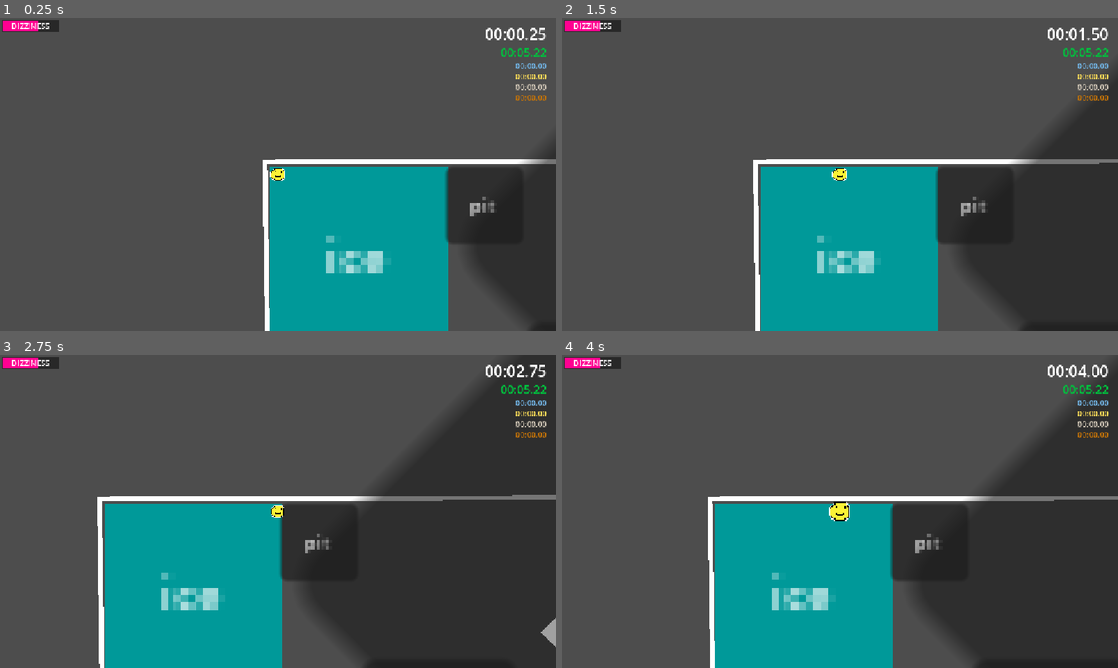
Above: before the commit, frames 1-4 (two rows, left to right).
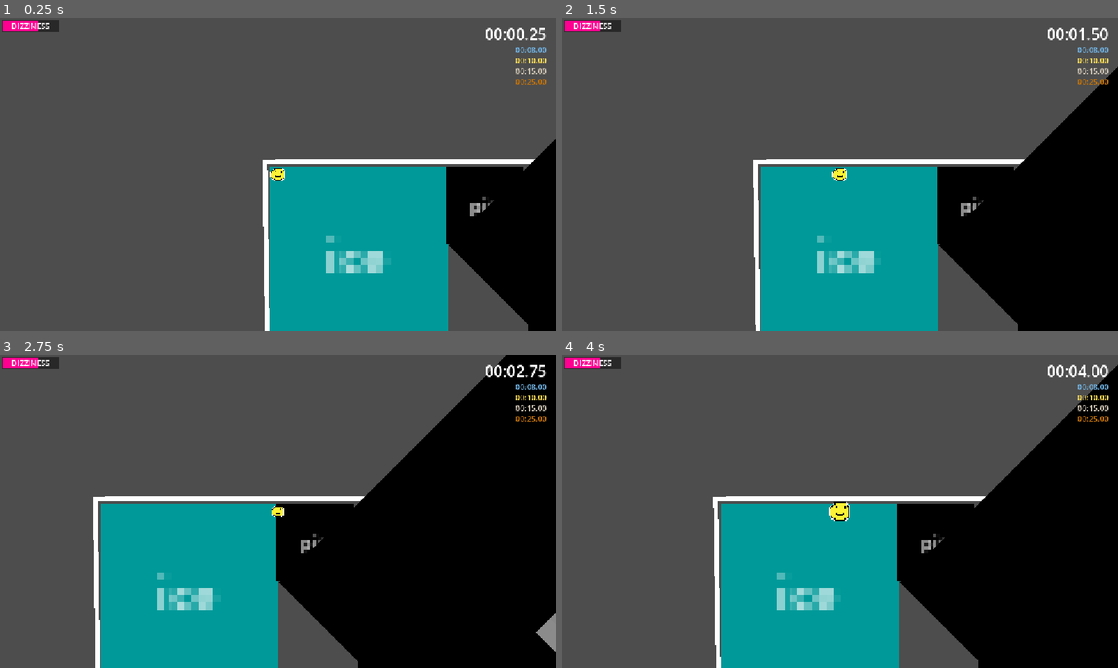
Above: after the commit, the same moments.

Repository: robplaysmusic-bit/dizzy-dash
Game: Godot game, scene res://levels/level-3.tscn
Same seed, same stepped clock (60 frames per second), same inputs: the game is played once before the commit and once after it. This scene is started directly instead of the project's main scene.
Inputs (mouse positions are in pixels of both pictures, inside the frame that each line leads up to):
- Up to frame 1 (0.25 s): no input
- Up to frame 2 (1.5 s): tap Enter at 0.5 s; move the mouse to (962, 158) at 0.52 s; hold D (right) 0.53-1.25 s; tap Delete at 0.6 s; click (962, 158) at 0.67 s; tap Space (jump) at 0.77 s; drag from (728, 190) to (862, 255) at 1.27 s
- Up to frame 3 (2.75 s): move the mouse to (333, 442) at 2.02 s; hold D (right) from 2.03 s (still down); tap Enter at 2.1 s
- Up to frame 4 (4 s): release D (right) at 2.75 s; drag from (812, 574) to (673, 464) at 2.77 s; move the mouse to (1006, 558) at 3.52 s; hold A (left) from 3.53 s (still down); tap Delete at 3.6 s; tap Space (jump) at 3.77 s

The runs differ from the first frame. In frame 1, 8.9% of the frame differs, in the area x 80-100%, y 9-100%; in frame 2, 18%; in frame 3, 36%, in the area x 16-100%, y 0-100%; in frame 4, 27%.

Commit message:
Added race times and fixed ice
Ice in level 3 is now one big area so it doesn't glitch out.

Diff:
--- a/levels/components/finish_line.tscn
+++ b/levels/components/finish_line.tscn
@@ -7,6 +7,7 @@
 size = Vector2(21, 2.5)
 
 [node name="FinishLine" type="Node2D" unique_id=1421284434]
+z_index = 7
 scale = Vector2(10, 10)
 script = ExtResource("1_18akx")
 
--- a/levels/components/ice.gd
+++ b/levels/components/ice.gd
@@ -1,15 +1,4 @@
 extends Node2D
-
-
-# Called when the node enters the scene tree for the first time.
-func _ready() -> void:
-	pass # Replace with function body.
-
-
-# Called every frame. 'delta' is the elapsed time since the previous frame.
-func _process(delta: float) -> void:
-	pass
-
 
 func _on_area_2d_body_entered(body: Player) -> void:
 	get_tree().call_group("player", "enter_ice")
--- a/levels/components/pit.tscn
+++ b/levels/components/pit.tscn
@@ -1,6 +1,9 @@
 [gd_scene format=3 uid="uid://dvbgxwmrmnn7k"]
 
 [ext_resource type="Script" uid="uid://dp2eoqiykmu0m" path="res://levels/components/pit.gd" id="1_x1vsd"]
+
+[sub_resource type="StyleBoxFlat" id="StyleBoxFlat_mwja5"]
+bg_color = Color(0, 0, 0, 1)
 
 [sub_resource type="RectangleShape2D" id="RectangleShape2D_c77v6"]
 size = Vector2(32, 32)
@@ -15,6 +18,7 @@
 custom_maximum_size = Vector2(32, 32)
 offset_right = 32.0
 offset_bottom = 32.0
+theme_override_styles/panel = SubResource("StyleBoxFlat_mwja5")
 metadata/_edit_use_anchors_ = true
 
 [node name="Label" type="Label" parent="Area2D/Panel" unique_id=1596093910]
--- a/levels/level-1.tscn
+++ b/levels/level-1.tscn
@@ -7,10 +7,10 @@
 
 [node name="Level1" type="Node2D" unique_id=938879597]
 script = ExtResource("1_471vb")
-platinum_time = 10.0
-gold_time = 12.0
-silver_time = 15.0
-bronze_time = 25.0
+platinum_time = 4.5
+gold_time = 6.0
+silver_time = 8.0
+bronze_time = 15.0
 next_course = "uid://d1swo5fc3sqe7"
 
 [node name="Player" parent="." unique_id=715659999 instance=ExtResource("1_gp3yc")]
--- a/levels/level-2.tscn
+++ b/levels/level-2.tscn
@@ -9,6 +9,10 @@
 
 [node name="Level2" type="Node2D" unique_id=938879597]
 script = ExtResource("1_7068u")
+platinum_time = 4.0
+gold_time = 6.0
+silver_time = 10.0
+bronze_time = 20.0
 next_course = "uid://4nwdhi7v7ey4"
 
 [node name="Player" parent="." unique_id=715659999 instance=ExtResource("2_mobua")]
--- a/levels/level-3.tscn
+++ b/levels/level-3.tscn
@@ -8,8 +8,21 @@
 [ext_resource type="PackedScene" uid="uid://c07q1p1go1g0" path="res://levels/components/ice.tscn" id="6_lsufr"]
 [ext_resource type="PackedScene" uid="uid://1pge4wljhsbh" path="res://levels/components/low_wall.tscn" id="7_7ax6e"]
 
+[sub_resource type="RectangleShape2D" id="RectangleShape2D_tt2tb"]
+size = Vector2(30, 164)
+
+[sub_resource type="RectangleShape2D" id="RectangleShape2D_7ax6e"]
+size = Vector2(138.70589, 44.47059)
+
+[sub_resource type="StyleBoxFlat" id="StyleBoxFlat_03dd7"]
+bg_color = Color(4.6205523e-06, 0.71561927, 0.7156193, 1)
+
 [node name="Level3" type="Node2D" unique_id=938879597]
 script = ExtResource("1_im8po")
+platinum_time = 8.0
+gold_time = 10.0
+silver_time = 15.0
+bronze_time = 25.0
 next_course = "uid://dovybpy6nl3r4"
 
 [node name="Player" parent="." unique_id=715659999 instance=ExtResource("2_faynr")]
@@ -30,11 +43,16 @@
 [node name="CollisionPolygon2D" type="CollisionPolygon2D" parent="Walls" unique_id=1642014191]
 position = Vector2(-13, 646)
 build_mode = 1
-polygon = PackedVector2Array(9, -159, 0, -646, 1613, -648, 1615, 264, 1677, 352, 1540, 486, 1438, 386, 600, 395)
+polygon = PackedVector2Array(9, -159, 0, -646, 1613, -648, 1615, 264, 1677, 352, 1540, 486, 1438, 386, 1214, 389, 1208, 227, 1172, 226, 1170, 388, 600, 395)
 
 [node name="Line2D" type="Line2D" parent="Walls" unique_id=1032504609]
+z_index = 1
 position = Vector2(-6, 578)
-points = PackedVector2Array(1430, 458, 597, 460, 5, -100, -2, -581, 1605, -585, 1605, 324)
+points = PackedVector2Array(1430, 458, 1204, 454, 1199, 294, 1165, 296, 1166, 454, 597, 460, 5, -100, -2, -581, 1605, -585, 1605, 324)
+
+[node name="CollisionShape2D" type="CollisionShape2D" parent="Walls" unique_id=1231151601]
+position = Vector2(1178, 955)
+shape = SubResource("RectangleShape2D_tt2tb")
 
 [node name="Ices" type="Node" parent="." unique_id=1779763593]
 
@@ -42,54 +60,20 @@
 position = Vector2(3.0000038, 8.000003)
 scale = Vector2(11.5, 11.5)
 
-[node name="Ice2" parent="Ices" unique_id=1991518836 instance=ExtResource("6_lsufr")]
-position = Vector2(577, 644)
-rotation = 0.7853982
+[node name="RealIce" parent="Ices" unique_id=1991518836 instance=ExtResource("6_lsufr")]
+position = Vector2(950, 758)
 scale = Vector2(8.5, 8.5)
 
-[node name="Ice3" parent="Ices" unique_id=2004248410 instance=ExtResource("6_lsufr")]
-position = Vector2(793, 771)
-scale = Vector2(8, 8)
+[node name="CollisionShape2D" parent="Ices/RealIce/Area2D" parent_id_path=PackedInt32Array(1991518836, 50970149) index="1" unique_id=1040522665]
+position = Vector2(6.764694, 9.764709)
+shape = SubResource("RectangleShape2D_7ax6e")
 
-[node name="Ice4" parent="Ices" unique_id=2011535478 instance=ExtResource("6_lsufr")]
-position = Vector2(1137, 771)
-scale = Vector2(8, 8)
-
-[node name="Ice5" parent="Ices" unique_id=483144365 instance=ExtResource("6_lsufr")]
-position = Vector2(1331, 630)
-scale = Vector2(8, 8)
-
-[node name="Ice6" parent="Ices" unique_id=1752919183 instance=ExtResource("6_lsufr")]
-position = Vector2(857.00006, 654.99994)
-rotation = 0.7853982
-scale = Vector2(8.5, 8.5)
-
-[node name="Ice10" parent="Ices" unique_id=1584944718 instance=ExtResource("6_lsufr")]
-position = Vector2(815.00006, 649.00006)
-rotation = 0.7853982
-scale = Vector2(8.5, 8.5)
-
-[node name="Ice7" parent="Ices" unique_id=1280862739 instance=ExtResource("6_lsufr")]
-position = Vector2(1241, 662.00006)
-rotation = 0.7853982
-scale = Vector2(8.5, 8.5)
-
-[node name="Ice8" parent="Ices" unique_id=610498300 instance=ExtResource("6_lsufr")]
-position = Vector2(971.00006, 845)
-scale = Vector2(6, 6)
-
-[node name="Ice12" parent="Ices" unique_id=1360224274 instance=ExtResource("6_lsufr")]
-position = Vector2(1230, 668.00006)
-scale = Vector2(6, 6)
-
-[node name="Ice9" parent="Ices" unique_id=665588435 instance=ExtResource("6_lsufr")]
-position = Vector2(603, 651)
-scale = Vector2(8, 8)
-
-[node name="Ice11" parent="Ices" unique_id=1379217136 instance=ExtResource("6_lsufr")]
-position = Vector2(1410, 679)
-rotation = 0.7853982
-scale = Vector2(8, 8)
+[node name="FakeIce" type="Panel" parent="Ices" unique_id=611815658]
+offset_left = 424.0
+offset_top = 651.0
+offset_right = 1598.0
+offset_bottom = 1032.0
+theme_override_styles/panel = SubResource("StyleBoxFlat_03dd7")
 
 [node name="Pits" type="Node" parent="." unique_id=811412041]
 
@@ -133,3 +117,5 @@
 [node name="LowWall4" parent="Low Walls" unique_id=389679887 instance=ExtResource("7_7ax6e")]
 position = Vector2(516, 651)
 rotation = 0.7853982
+
+[editable path="Ices/RealIce"]
--- a/menus/timer_ui.tscn
+++ b/menus/timer_ui.tscn
@@ -26,13 +26,6 @@
 [node name="CurrentTime" type="Label" parent="MarginContainer/VBoxContainer" unique_id=74424743]
 layout_mode = 2
 theme_override_font_sizes/font_size = 32
-text = "00:05.22"
-horizontal_alignment = 2
-
-[node name="PersonalBest" type="Label" parent="MarginContainer/VBoxContainer" unique_id=1622982291]
-layout_mode = 2
-theme_override_colors/font_color = Color(3.513545e-06, 0.7512896, 0.24062243, 1)
-theme_override_font_sizes/font_size = 24
 text = "00:05.22"
 horizontal_alignment = 2
 
--- a/player/player.gd
+++ b/player/player.gd
@@ -12,7 +12,7 @@
 const RESPAWN_TIME : float = 1.0
 const RESPAWN_DISTANCE : float = 100.0
 
-const ICY_DAMP : float = 0.5
+const ICY_DAMP : float = 0.25
 const NORMAL_DAMP : float = 5.0
 const SAND_DAMP : float = 10.0
 
